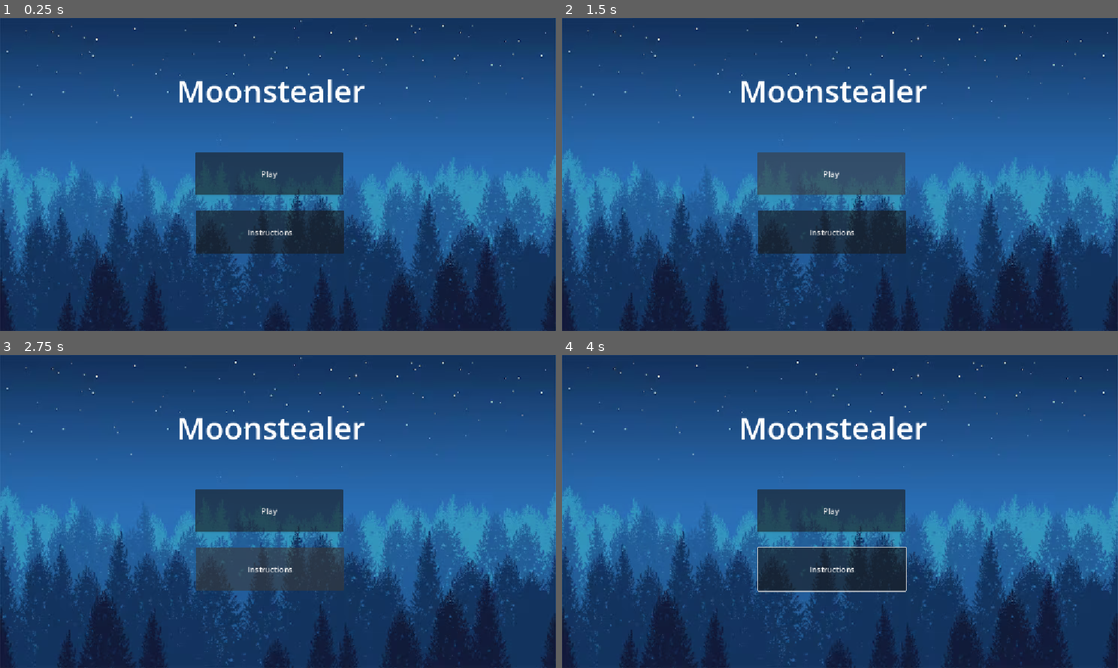
Above: before the commit, frames 1-4 (two rows, left to right).
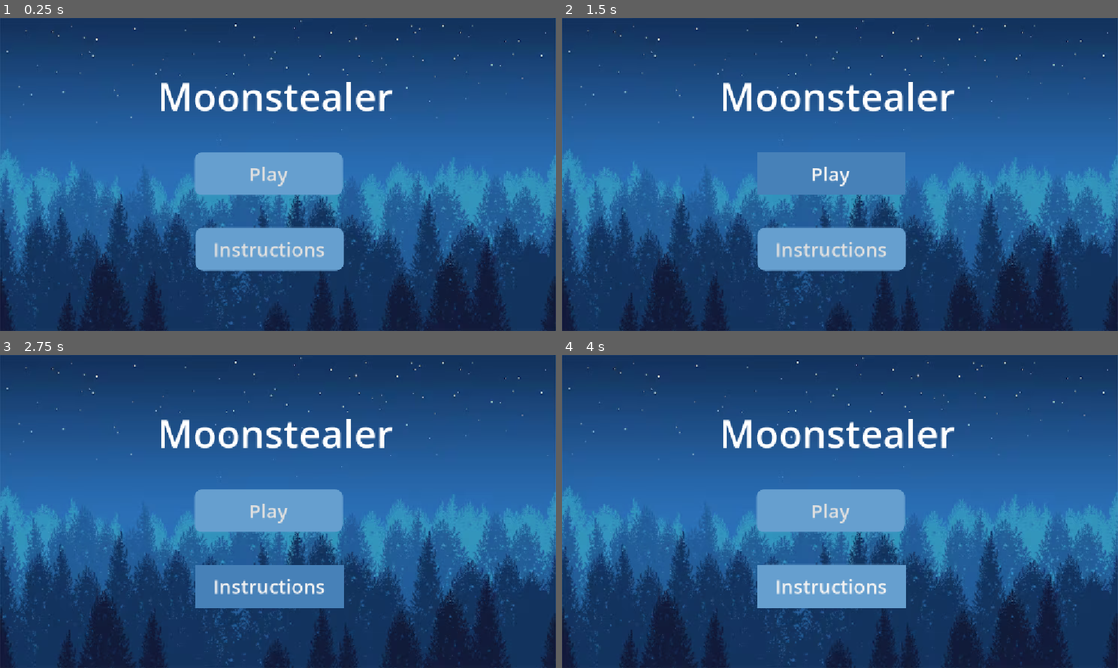
Above: after the commit, the same moments.

Repository: insertnewusername/moon-stealer
Game: Godot game, scene res://Scenes/startup.tscn
Same seed, same stepped clock (60 frames per second), same inputs: the game is played once before the commit and once after it. This scene is started directly instead of the project's main scene.
Inputs (mouse positions are in pixels of both pictures, inside the frame that each line leads up to):
- Up to frame 1 (0.25 s): no input
- Up to frame 2 (1.5 s): click "Play" at 0.5 s; click "Play" at 1.25 s
- Up to frame 3 (2.75 s): click "Instructions" at 2 s
- Up to frame 4 (4 s): tap Enter (ui_accept) at 2.75, 3.02, 3.5, 3.77 s; move the mouse to (962, 495) at 2.77 s; hold Right (ui_right) from 2.78 s (still down); tap Space (attack) at 2.85 s; click (962, 495) at 2.92 s; move the mouse to (728, 527) at 3.52 s; tap Alt at 3.6 s

The runs differ from the first frame. In frame 1, 11% of the frame differs, in the area x 29-71%, y 19-81%; in frame 2, 11%; in frame 3, 11%; in frame 4, 11%.

Commit message:
nicer styling for buttons

Diff:
--- a/Scenes/startup.tscn
+++ b/Scenes/startup.tscn
@@ -1,6 +1,34 @@
 [gd_scene format=3 uid="uid://cbyrcsiuu3ra0"]
 
 [ext_resource type="Texture2D" uid="uid://c8gxtata2k2di" path="res://assets/bg.png" id="1_frw7t"]
+
+[sub_resource type="StyleBoxFlat" id="StyleBoxFlat_frw7t"]
+bg_color = Color(0.40052745, 0.62487125, 0.8099507, 1)
+corner_radius_top_left = 16
+corner_radius_top_right = 16
+corner_radius_bottom_right = 16
+corner_radius_bottom_left = 16
+
+[sub_resource type="StyleBoxFlat" id="StyleBoxFlat_tsans"]
+bg_color = Color(0.40052745, 0.62487125, 0.8099507, 1)
+
+[sub_resource type="StyleBoxFlat" id="StyleBoxFlat_8q8xm"]
+bg_color = Color(0.40052745, 0.62487125, 0.8099507, 1)
+
+[sub_resource type="StyleBoxFlat" id="StyleBoxFlat_g3wv1"]
+bg_color = Color(0.40052745, 0.62487125, 0.8099507, 1)
+
+[sub_resource type="StyleBoxFlat" id="StyleBoxFlat_hljtq"]
+bg_color = Color(0.2795145, 0.5051684, 0.72137964, 1)
+
+[sub_resource type="StyleBoxFlat" id="StyleBoxFlat_tsx3d"]
+bg_color = Color(0.40052745, 0.62487125, 0.8099507, 1)
+
+[sub_resource type="StyleBoxFlat" id="StyleBoxFlat_lsk8l"]
+bg_color = Color(0.40052745, 0.62487125, 0.8099507, 1)
+
+[sub_resource type="StyleBoxFlat" id="StyleBoxFlat_bf7nw"]
+bg_color = Color(0.40052745, 0.62487125, 0.8099507, 1)
 
 [node name="Node2D" type="Node2D" unique_id=1884162038]
 
@@ -24,29 +52,47 @@
 offset_right = -379.0
 offset_bottom = -451.0
 grow_horizontal = 2
-theme_override_font_sizes/font_size = 64
+theme_override_font_sizes/font_size = 80
 text = "Moonstealer"
-
-[node name="Button" type="Button" parent="CanvasLayer" unique_id=404656115]
-anchors_preset = 15
-anchor_right = 1.0
-anchor_bottom = 1.0
-offset_left = 404.0
-offset_top = 278.0
-offset_right = -441.0
-offset_bottom = -281.0
-grow_horizontal = 2
-grow_vertical = 2
-text = "Play"
 
 [node name="Button2" type="Button" parent="CanvasLayer" unique_id=34136559]
 anchors_preset = 15
 anchor_right = 1.0
 anchor_bottom = 1.0
-offset_left = 406.0
-offset_top = 399.0
-offset_right = -439.0
-offset_bottom = -160.0
+offset_left = 405.0
+offset_top = 434.0
+offset_right = -440.0
+offset_bottom = -125.0
 grow_horizontal = 2
 grow_vertical = 2
+theme_override_font_sizes/font_size = 40
+theme_override_styles/normal = SubResource("StyleBoxFlat_frw7t")
+theme_override_styles/normal_mirrored = SubResource("StyleBoxFlat_tsans")
+theme_override_styles/pressed = SubResource("StyleBoxFlat_8q8xm")
+theme_override_styles/pressed_mirrored = SubResource("StyleBoxFlat_g3wv1")
+theme_override_styles/hover = SubResource("StyleBoxFlat_hljtq")
+theme_override_styles/disabled = SubResource("StyleBoxFlat_tsx3d")
+theme_override_styles/disabled_mirrored = SubResource("StyleBoxFlat_lsk8l")
+theme_override_styles/focus = SubResource("StyleBoxFlat_bf7nw")
 text = "Instructions"
+
+[node name="Button3" type="Button" parent="CanvasLayer" unique_id=1521388657]
+anchors_preset = 15
+anchor_right = 1.0
+anchor_bottom = 1.0
+offset_left = 403.0
+offset_top = 278.0
+offset_right = -442.0
+offset_bottom = -281.0
+grow_horizontal = 2
+grow_vertical = 2
+theme_override_font_sizes/font_size = 40
+theme_override_styles/normal = SubResource("StyleBoxFlat_frw7t")
+theme_override_styles/normal_mirrored = SubResource("StyleBoxFlat_tsans")
+theme_override_styles/pressed = SubResource("StyleBoxFlat_8q8xm")
+theme_override_styles/pressed_mirrored = SubResource("StyleBoxFlat_g3wv1")
+theme_override_styles/hover = SubResource("StyleBoxFlat_hljtq")
+theme_override_styles/disabled = SubResource("StyleBoxFlat_tsx3d")
+theme_override_styles/disabled_mirrored = SubResource("StyleBoxFlat_lsk8l")
+theme_override_styles/focus = SubResource("StyleBoxFlat_bf7nw")
+text = "Play"
